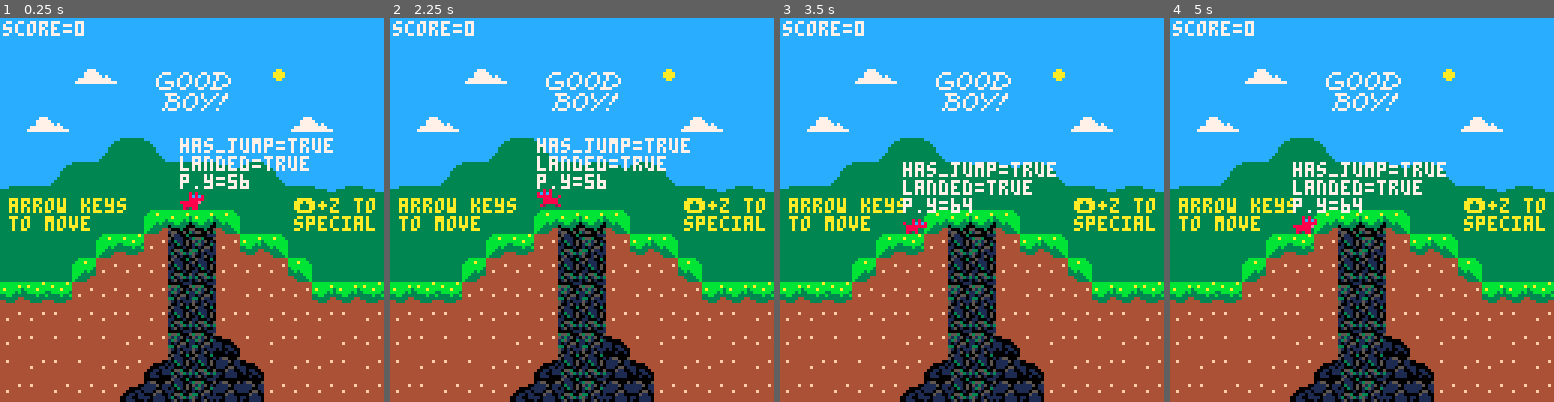
Above: before the commit, frames 1-4 (left to right).
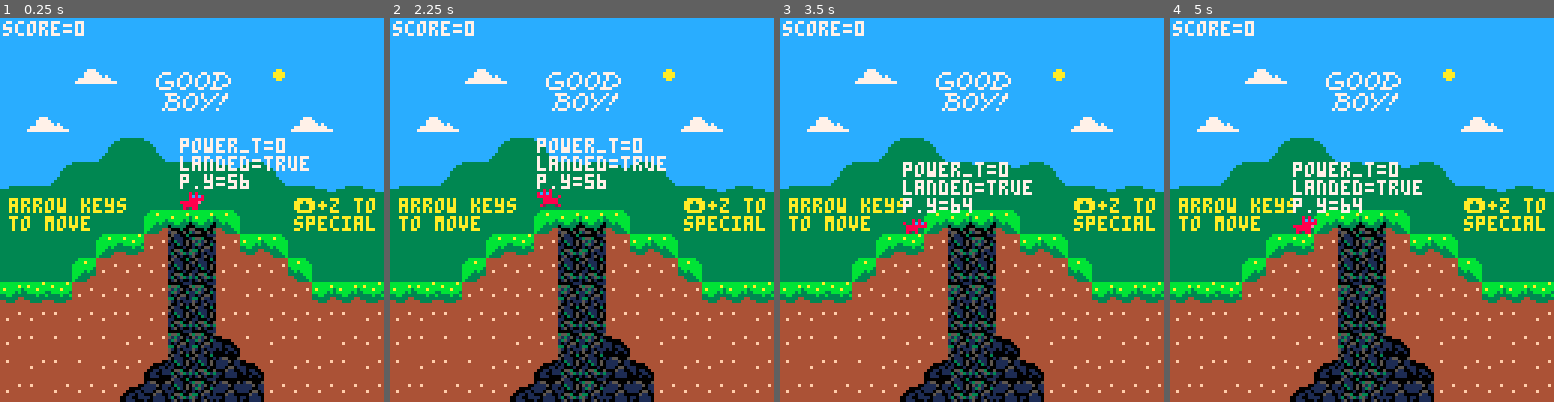
Above: after the commit, the same moments.

Repository: phf5kw/GoodBoy
Game: PICO-8 cartridge game1.p8
The game is run twice, just before and just after one commit, with the same random seed, the same clock (stepped at 60 frames per second) and the same inputs.
Inputs:
- Up to frame 1 (0.25 s): no input
- Up to frame 2 (2.25 s): tap O (Z key) at 0.33, 0.7, 1.43, 2.22 s; hold Left from 1.97 s (still down)
- Up to frame 3 (3.5 s): release Left at 2.37 s; hold Right from 2.87 s (still down); tap O (Z key) at 3.1 s
- Up to frame 4 (5 s): release Right at 3.53 s; hold Up 3.58-4.08 s; tap O (Z key) at 3.98, 4.87 s; hold Right 4.13-4.53 s

The runs differ from the first frame. In frame 1, 0.7% of the frame differs, in the area x 47-87%, y 31-36%; in frame 2, 0.7%; in frame 3, 0.7%; in frame 4, 0.7%.

Commit message:
most level

Diff:
--- a/game1.p8
+++ b/game1.p8
@@ -29,6 +29,7 @@
 		landed=false,
 		barreling=false,
 		power=false,
+		power_t=0,
 		energy=100,
 		score=0,
 		has_jump=true,
@@ -202,7 +203,14 @@
 --player update
 
 function player_update()
-	--sound stuff?
+	--powerup
+	if player.power_t>0 then
+		player.power_t-=0.02
+	end
+	if player.power_t<=0 then
+		player.power=false
+		player.power_t=0
+	end
 
 	--physics
 	player.dy+=gravity
@@ -215,9 +223,9 @@
 
 	if player.power then
 		max_dy=8.5
-		max_dx=2
+		max_dx=2.2
 		acc=2
-		boost=4
+		boost=4.1
 	elseif player.barreling then
 		max_dy=7
 	end
@@ -375,6 +383,7 @@
 	--powerup
 	if del_mapobj(player,6) then
 		player.power=true
+		player.power_t+=10
 		sfx(4,1)
 	end
 
@@ -469,7 +478,7 @@
 	yquad=flr(player.y/(128))
 	--print("yquad="..tostring(yquad),player.x,player.y-10,7)
 	print("landed="..tostring(player.landed),player.x,player.y-10,7)
-	print("has_jump="..tostring(player.has_jump),player.x,player.y-16,7)
+	print("power_t="..tostring(player.power_t),player.x,player.y-16,7)
 
 	--print score
 	xquad=flr(player.x/128)*128
@@ -618,102 +627,102 @@
 0001010000010000000000081080808000010100000100000000002040808080000000000000000000000703030300000000000000000000000000030303000003030303030303030000000000000000030303030303030300000000000000000101010103030707000000000000000003000000000007070000000000000000
 0300000000000000000000000000000000000000000000000000000000000000000000000000000000000000000000000000000000000000000000000000000000000000000000000000000000000000000000000000000000000000000000000000000000000000000000000000000000000000000000000000000000000000
 __map__
-3232323232323232323232323232323250505151515147686946515051515151505051515151514849517677515151510000000000000000000000000000000000000000000000000000000000000000000000000000000000000000000000000000000000000000000000000000000000000000000000000000000000000000
-3232323232323232323232323232323250444544454457686956444545444550504445444544455859447677454445500000000000000000000000000000000000000000000000000000000000000000000000000000000000000000000000000000000000000000000000000000000000000000000000000000000000000000
-32323227283223242526323732323232474c4d4e4f494d6a6a4e4f494a4e4f46474c4d4e4f494d6a6a4e4f494a4e4f460000000000000000000000000000000000000000000000000000000000000000000000000000000000000000000000000000000000000000000000000000000000000000000000000000000000000000
-32323232323233343536323232323232475c5d5e5f595d5e6a5e5f595a6d6e46475c5d5e5f595d5e6a5e5f595a6d6e460000000000000000000000000000000000000000000000000000000000000000000000000000000000000000000000000000000000000000000000000000000000000000000000000000000000000000
-32272832323232323232323227283232476c6d6e6f4b4c486d6e6f4c6d7d7e46476c6d6e6f4b4c486d6e6f4c6d7d7e460000000000000000000000000000000000000000000000000000000000000000000000000000000000000000000000000000000000000000000000000000000000000000000000000000000000000000
-32323232312230323232323232323232577c7d7e7f5b5c587d7e7f697d7e6e56577c7d7e7f5b5c587d7e7f697d7e6e560000000000000000000000000000000000000000000000000000000000000000000000000000000000000000000000000000000000000000000000000000000000000000000000000000000000000000
-32323122222222222021203032323232475c5d5e5f6b6c68696a5e796d6e7e56475c5d5e5f6b6c68696a5e796d6e7e560000000000000000000000000000000000000000000000000000000000000000000000000000000000000000000000000000000000000000000000000000000000000000000000000000000000000000
-20222222222222222222222222212021576a6d6e6f4d4e78797a6e694b7e7f56576a6d6e6f4d4e78797a6e694b7e7f560000000000000000000000000000000000000000000000000000000000000000000000000000000000000000000000000000000000000000000000000000000000000000000000000000000000000000
-2222222222223d2a2a2d222222222222476a7d7e4a5d5e4a4b4c7e795b4e4f56476a7d7e4a5d5e4a4b4c7e795b4e4f560000000000000000000000000000000000000000000000000000000000000000000000000000000000000000000000000000000000000000000000000000000000000000000000000000000000000000
-222222223d2c3b76773b2b2d22222222474b6a4d6e5a4b5a5b5c5d5a5d5e5f46474b6a4d6e5a4b5a5b5c5d5a5d5e5f460000000000000000000000000000000000000000000000000000000000000000000000000000000000000000000000000000000000000000000000000000000000000000000000000000000000000000
-2222223d3b3b3b76763b3b3b2d2222225748494a7e4c4e4f48494e686a4e4f565748494a7e4c4e4f48494e686a4e4f560000000000000000000000000000000000000000000000000000000000000000000000000000000000000000000000000000000000000000000000000000000000000000000000000000000000000000
-2b2c2c3b3b3b3b77773c3b3b3b2b2b2c57586a5a5b5c5a5f4c595e78795e5f5657586a5a5b5c5a5f4c595e78795e5f560000000000000000000000000000000000000000000000000000000000000000000000000000000000000000000000000000000000000000000000000000000000000000000000000000000000000000
-3b3b3c3b3b3c3b76763b3c3b3b3b3c3b4768694c6b6c6e6f4c6d6e6c6d6e6f464768694c6b6c6e6f4c6d6e6c6d6e6f460000000000000000000000000000000000000000000000000000000000000000000000000000000000000000000000000000000000000000000000000000000000000000000000000000000000000000
-3b3c3c3c3c3b3b7777553c3b3c3c3b3b5778694c7b7c7e7f4c7d7e7c7d7e7f465778694c7b7c7e7f4c7d7e7c7d7e7f460000000000000000000000000000000000000000000000000000000000000000000000000000000000000000000000000000000000000000000000000000000000000000000000000000000000000000
-3c3b3c3c3b3b54767651553c3b3b3c3b50405540554155666754404140414151504055405541546667544041404141510000000000000000000000000000000000000000000000000000000000000000000000000000000000000000000000000000000000000000000000000000000000000000000000000000000000000000
-3b3c3b3b3b5451767751513b3b3b3b3b50515150515157767746515150515151505151505253527677515151505151510000000000000000000000000000000000000000000000000000000000000000000000000000000000000000000000000000000000000000000000000000000000000000000000000000000000000000
-3b3b3b5454515177775151553b3b3c3b50505151515157666746767751515151505051515151516667517677515151510000000000000000000000000000000000000000000000000000000000000000000000000000000000000000000000000000000000000000000000000000000000000000000000000000000000000000
-5044454445444500004445444544455050444544454457767744767745444550504445444544457677447677454445500000000000000000000000000000000000000000000000000000000000000000000000000000000000000000000000000000000000000000000000000000000000000000000000000000000000000000
-474c4d4e4f494d00000000494a4e4f46474c4d4e4f494d6a6a4e4f494a4e4f46474c4d4e4f494d6a6a4e4f494a4e4f460000000000000000000000000000000000000000000000000000000000000000000000000000000000000000000000000000000000000000000000000000000000000000000000000000000000000000
-47685d5e5f590000005e00590b6d6e46475c5d5e5f595d5e6a5e5f595a6d6e46475c5d5e5f595d5e6a5e5f595a6d6e460000000000000000000000000000000000000000000000000000000000000000000000000000000000000000000000000000000000000000000000000000000000000000000000000000000000000000
-47686d686f00004a0000004c6d7d7e46476c6d6e6f4b4c486d6e6f4c6d7d7e46476c6d6e6f4b4c486d6e6f4c6d7d7e460000000000000000000000000000000000000000000000000000000000000000000000000000000000000000000000000000000000000000000000000000000000000000000000000000000000000000
-507b0b68695b005a7d7e00697d7e4250577c7d7e7f5b5c587d7e7f697d7e6e56577c7d7e7f5b5c587d7e7f697d7e6e560000000000000000000000000000000000000000000000000000000000000000000000000000000000000000000000000000000000000000000000000000000000000000000000000000000000000000
-477b7b5e5f6b0000006a5e796d425050475c5d5e5f6b6c68696a5e796d6e7e56475c5d5e5f6b6c68696a5e796d6e7e560000000000000000000000000000000000000000000000000000000000000000000000000000000000000000000000000000000000000000000000000000000000000000000000000000000000000000
-5161627b6f5a00005a5a636061707050576a6d6e6f4d4e78797a6e694b7e7f56576a6d6e6f4d4e78797a6e694b7e7f560000000000000000000000000000000000000000000000000000000000000000000000000000000000000000000000000000000000000000000000000000000000000000000000000000000000000000
-476a7d7b4a5a5e004b4c7e795a4e4f56476a7d7e4a5d5e4a4b4c7e795b4e4f56476a7d7e4a5d5e4a4b4c7e795b4e4f560000000000000000000000000000000000000000000000000000000000000000000000000000000000000000000000000000000000000000000000000000000000000000000000000000000000000000
-474b6a7b5a5a636061625d5a5a5e5a46474b6a4d6e5a4b5a5b5c5d5a5d5e5f46474b6a4d6e5a4b5a5b5c5d5a5d5e5f460000000000000000000000000000000000000000000000000000000000000000000000000000000000000000000000000000000000000000000000000000000000000000000000000000000000000000
-575a495a5a5a5a5a48494e006a4e4f565748494a7e4c4e4f48494e686a4e4f565748494a7e4c4e4f48494e686a4e4f560000000000000000000000000000000000000000000000000000000000000000000000000000000000000000000000000000000000000000000000000000000000000000000000000000000000000000
-50404140414041434c595e00795e5f5657586a5a5b5c5a5f4c595e78795e5f5657586a5a5b5c5a5f4c595e78795e5f560000000000000000000000000000000000000000000000000000000000000000000000000000000000000000000000000000000000000000000000000000000000000000000000000000000000000000
-50515150515051514c6d00686d686f464768694c6b6c6e6f4c6d6e6c6d6e6f464768694c6b6c6e6f4c6d6e6c6d6e6f460000000000000000000000000000000000000000000000000000000000000000000000000000000000000000000000000000000000000000000000000000000000000000000000000000000000000000
-5150515051515051414041437d7e42505778694c7b7c7e7f4c7d7e7c7d7e7f465778694c7b7c7e7f4c7d7e7c7d7e7f460000000000000000000000000000000000000000000000000000000000000000000000000000000000000000000000000000000000000000000000000000000000000000000000000000000000000000
-5150515051505051505150516667505150405540554154666754404140414151504055405541546667544041404141510000000000000000000000000000000000000000000000000000000000000000000000000000000000000000000000000000000000000000000000000000000000000000000000000000000000000000
-5050515051505151505150517677515051515150515151767751515150515151505151505253527677515151505151510000000000000000000000000000000000000000000000000000000000000000000000000000000000000000000000000000000000000000000000000000000000000000000000000000000000000000
-…(67 lines of a section not shown)…
+3232323232323232323232323232323250505151515147685a46515051515151505044454445534849465051515151510000000000000000000000000000000000000000000000000000000000000000000000000000000000000000000000000000000000000000000000000000000000000000000000000000000000000000
+32323232323232323232323232323232505150514445535a5a52505050444550470b5a585a5a2e5859524445454445500000000000000000000000000000000000000000000000000000000000000000000000000000000000000000000000000000000000000000000000000000000000000000000000000000000000000000
+32323227283223242526323732323232505150535a494d5a5a4e5650474a4f46475a2e5a5a4b4c6a6a5a5a494a0c0c460000000000000000000000000000000000000000000000000000000000000000000000000000000000000000000000000000000000000000000000000000000000000000000000000000000000000000
+323232323232333435363232323232325150535a00595d5a5a5e4650576d0c46475a5d595a5b5c5e6a5a585a424041460000000000000000000000000000000000000000000000000000000000000000000000000000000000000000000000000000000000000000000000000000000000000000000000000000000000000000
+3227283232323232323232322728323250535a00005a5a5a5a5a5650475a6346475a6d695a6b6c5a5a5a5a4f465a5a460000000000000000000000000000000000000000000000000000000000000000000000000000000000000000000000000000000000000000000000000000000000000000000000000000000000000000
+3232323231223032323232323232323247685a00005a5a5a5a5a5245535a5a56575a5a59007b7c00585a5a5f564c4c560000000000000000000000000000000000000000000000000000000000000000000000000000000000000000000000000000000000000000000000000000000000000000000000000000000000000000
+3232312222222222202120303232323257685a00005a5a68695a5e46475a6356475c5d69426667435a5a5a6f464e0c560000000000000000000000000000000000000000000000000000000000000000000000000000000000000000000000000000000000000000000000000000000000000000000000000000000000000000
+202222222222222222222222222120215050666741435a5a5a5a5a56575a5a56576a6d79465a5a6a5a5a5a7f56687f560000000000000000000000000000000000000000000000000000000000000000000000000000000000000000000000000000000000000000000000000000000000000000000000000000000000000000
+2222222222223d2a2a2d2222222222224751767751475e4a5a636050474d6356476a7d6350580b475a5a5a5a525a5a560000000000000000000000000000000000000000000000000000000000000000000000000000000000000000000000000000000000000000000000000000000000000000000000000000000000000000
+222222223d2c3b76773b2b2d22222222474a5a5a46574b5a5a5a5a56575d5a46476e6a4d524041535a5a5d5a5d5a5a460000000000000000000000000000000000000000000000000000000000000000000000000000000000000000000000000000000000000000000000000000000000000000000000000000000000000000
+2222223d3b3b3b76763b3b3b2d222222575a0c4d5651625a5a5a4e46476d6356577e494a7e4c4e4f5a494e686a1c4f560000000000000000000000000000000000000000000000000000000000000000000000000000000000000000000000000000000000000000000000000000000000000000000000000000000000000000
+2b2c2c3b3b3b3b77773c3b3b3b2b2b2c475a5a5d52535a4d4c595e56575e5a5657626a5a5b5c5a5f4c5a5a5a424140560000000000000000000000000000000000000000000000000000000000000000000000000000000000000000000000000000000000000000000000000000000000000000000000000000000000000000
+3b3b3c3b3b3c3b76763b3c3b3b3b3c3b5700006d00006e5d4c6d6344536e634647681c4c6b5a6e6f42416667505150460000000000000000000000000000000000000000000000000000000000000000000000000000000000000000000000000000000000000000000000000000000000000000000000000000000000000000
+3b3c3c3c3c3b3b7777553c3b3c3c3b3b4700007d00005a6d4c7d7e7c7d7e7f465778694c7b7c7e4251505a0b515051460000000000000000000000000000000000000000000000000000000000000000000000000000000000000000000000000000000000000000000000000000000000000000000000000000000000000000
+3c3b3c3c3b3b54767651553c3b3b3c3b50504041666741404141404140414151504041666740415150514140414041510000000000000000000000000000000000000000000000000000000000000000000000000000000000000000000000000000000000000000000000000000000000000000000000000000000000000000
+3b3c3b3b3b5451767751513b3b3b3b3b50505150767750505150515150515151505151767750515150515151505151510000000000000000000000000000000000000000000000000000000000000000000000000000000000000000000000000000000000000000000000000000000000000000000000000000000000000000
+5051505150515177775151505150515050445051767745444545454544454444505051767750515051515051515151510000000000000000000000000000000000000000000000000000000000000000000000000000000000000000000000000000000000000000000000000000000000000000000000000000000000000000
+50444544454445000044454445444550475a5a4d4e5a5a4b0000006d006d6d56504445767744454445444445454445500000000000000000000000000000000000000000000000000000000000000000000000000000000000000000000000000000000000000000000000000000000000000000000000000000000000000000
+474c4d4e4f494d00000000494a4e4f464759595d5e5a5a4d4e4f5a7d4d0c7d56474c4d4e4f494d6a6a4e4f494a4e4f460000000000000000000000000000000000000000000000000000000000000000000000000000000000000000000000000000000000000000000000000000000000000000000000000000000000000000
+47685d5e5f590000005e00590b6d6e4647495a6d6e5a4c5d5e5f4d005a006d56475c5d5e5f595d5e6a5e5f595a6d6e460000000000000000000000000000000000000000000000000000000000000000000000000000000000000000000000000000000000000000000000000000000000000000000000000000000000000000
+47686d686f00004a0000004c6d7d7e46505858587e5a5a6d686f686340414051476c6d6e6f4b4c486d6e6f4c6d7d7e460000000000000000000000000000000000000000000000000000000000000000000000000000000000000000000000000000000000000000000000000000000000000000000000000000000000000000
+507b0b68695b005a7d7e00697d7e4250515d5e59595a5a7d687f686846515051577c7d7e7f5b5c587d7e7f697d7e6e560000000000000000000000000000000000000000000000000000000000000000000000000000000000000000000000000000000000000000000000000000000000000000000000000000000000000000
+477b7b5e5f6b0000006a5e796d425050516d5a584a5a5a00005a4b6d46505051475c5d5e5f6b6c68696a5e796d6e7e560000000000000000000000000000000000000000000000000000000000000000000000000000000000000000000000000000000000000000000000000000000000000000000000000000000000000000
+5161627b6f5a00005a5a636061707050507d5a5a004b42435a5a0b4d56505051576a6d6e6f4d4e78797a6e694b7e7f560000000000000000000000000000000000000000000000000000000000000000000000000000000000000000000000000000000000000000000000000000000000000000000000000000000000000000
+476a7d7b4a5a5e004b4c7e795a4e4f56515d5e5a5a0056504041404150505050476a7d7e4a5d5e4a4b4c7e795b4e4f560000000000000000000000000000000000000000000000000000000000000000000000000000000000000000000000000000000000000000000000000000000000000000000000000000000000000000
+474b6a7b5a5a636061625d5a5a5e5a4650626e5a000052454445444550505051474b6a4d6e5a4b5a5b5c5d5a5d5e5f460000000000000000000000000000000000000000000000000000000000000000000000000000000000000000000000000000000000000000000000000000000000000000000000000000000000000000
+575a495a5a5a5a5a48494e006a4e4f56507d68585a5a005a68685d7d565050515748494a7e4c4e4f48494e686a4e4f560000000000000000000000000000000000000000000000000000000000000000000000000000000000000000000000000000000000000000000000000000000000000000000000000000000000000000
+50404140414041434c595e00795e5f56505a5a5a5a5a005a686858584650515157586a5a5b5c5a5f4c595e78795e5f560000000000000000000000000000000000000000000000000000000000000000000000000000000000000000000000000000000000000000000000000000000000000000000000000000000000000000
+50515150515051514c6d00686d686f465041404140435a00686e1c5a565051514768694c6b6c6e6f4c6d6e6c6d6e6f460000000000000000000000000000000000000000000000000000000000000000000000000000000000000000000000000000000000000000000000000000000000000000000000000000000000000000
+5150515051515051414041437d7e42505050515050514300007e5a5a465050515778694c7b7c7e7f4c7d7e7c7d7e7f460000000000000000000000000000000000000000000000000000000000000000000000000000000000000000000000000000000000000000000000000000000000000000000000000000000000000000
+5150515051505051505150516667505150505150515050666740404150515051504041404140414041404140414041510000000000000000000000000000000000000000000000000000000000000000000000000000000000000000000000000000000000000000000000000000000000000000000000000000000000000000
+5050515051505151505150517677515050515051505150767751505150515051505051505150515051505150515051510000000000000000000000000000000000000000000000000000000000000000000000000000000000000000000000000000000000000000000000000000000000000000000000000000000000000000
+…(67 lines of a section not shown)…
Not shown, changed: 32 lines of the sprite sheet (__gfx__) section of game1.p8
